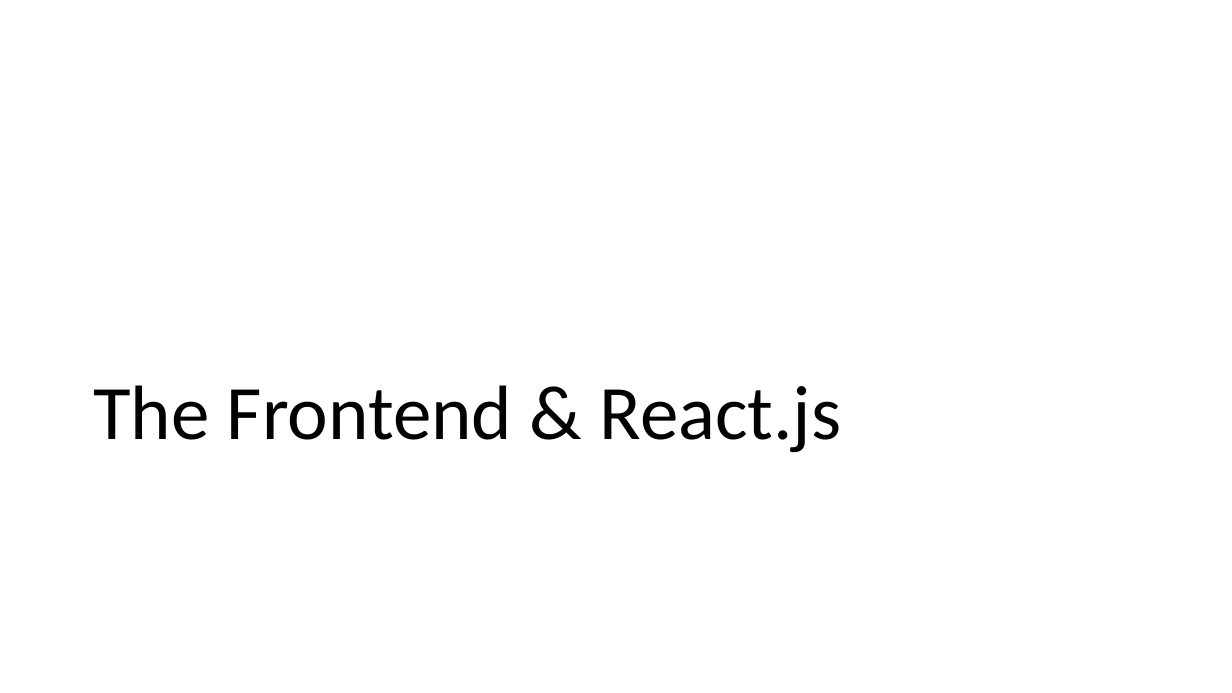
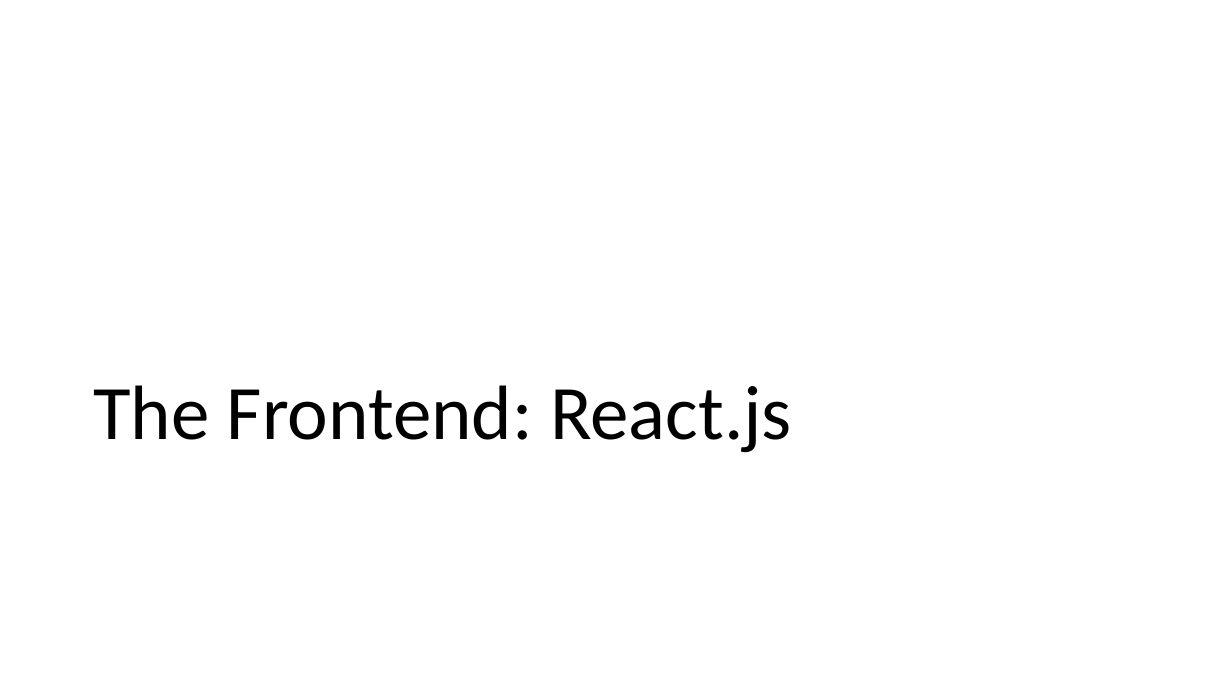
Before and after one commit to aibolit/SixOneFourEight, a slide deck: slide 16 of Presentation.pptx. Drawn at 1232x693 pixels with LibreOffice and Linux fonts; fonts in the diff are those of the drawing. Boxes give left, top, right and bottom in pixels: in the first picture for what was removed or moved away, otherwise in the second. Text is boxed around its words. In the diff, an @@ line names an element or a change of style, - is before the commit and + after.

```diff
--- a/Presentation.pptx
+++ b/Presentation.pptx
@@ title at box(93, 385, 792, 453): text changed @@
-The Frontend & React.js
+The Frontend: React.js
```
Also in this commit, not shown: 8 other slides changed, 1 slide added, 3 slides removed, 2 other files.
